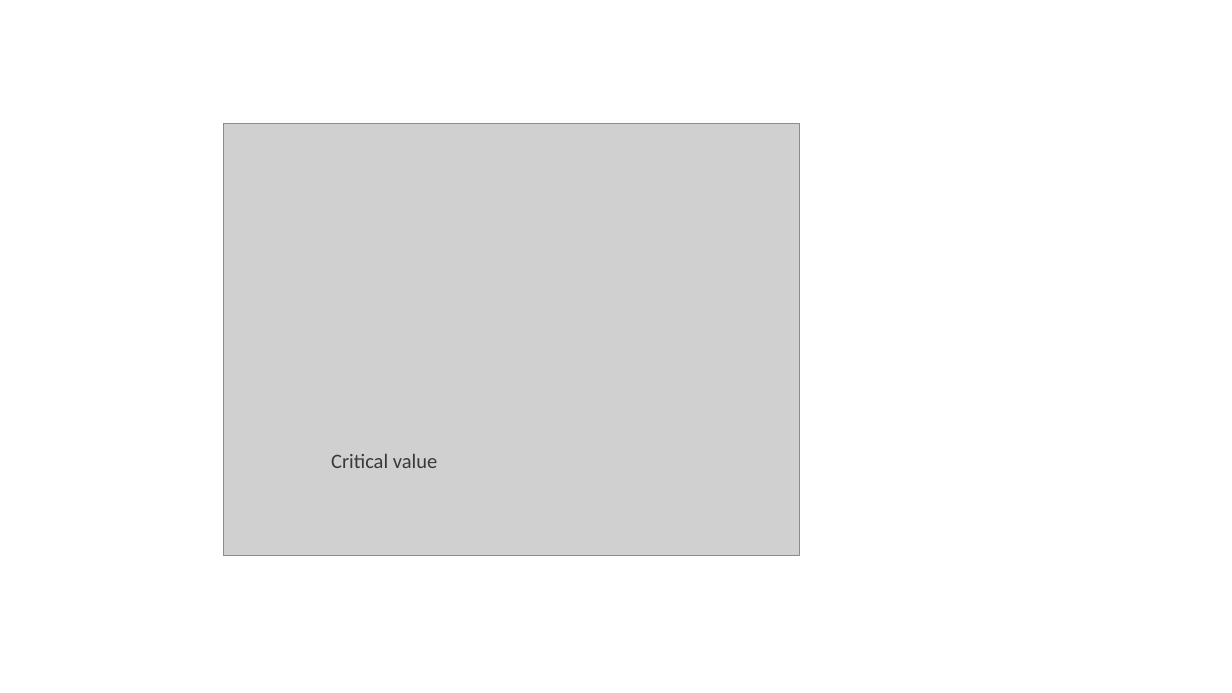
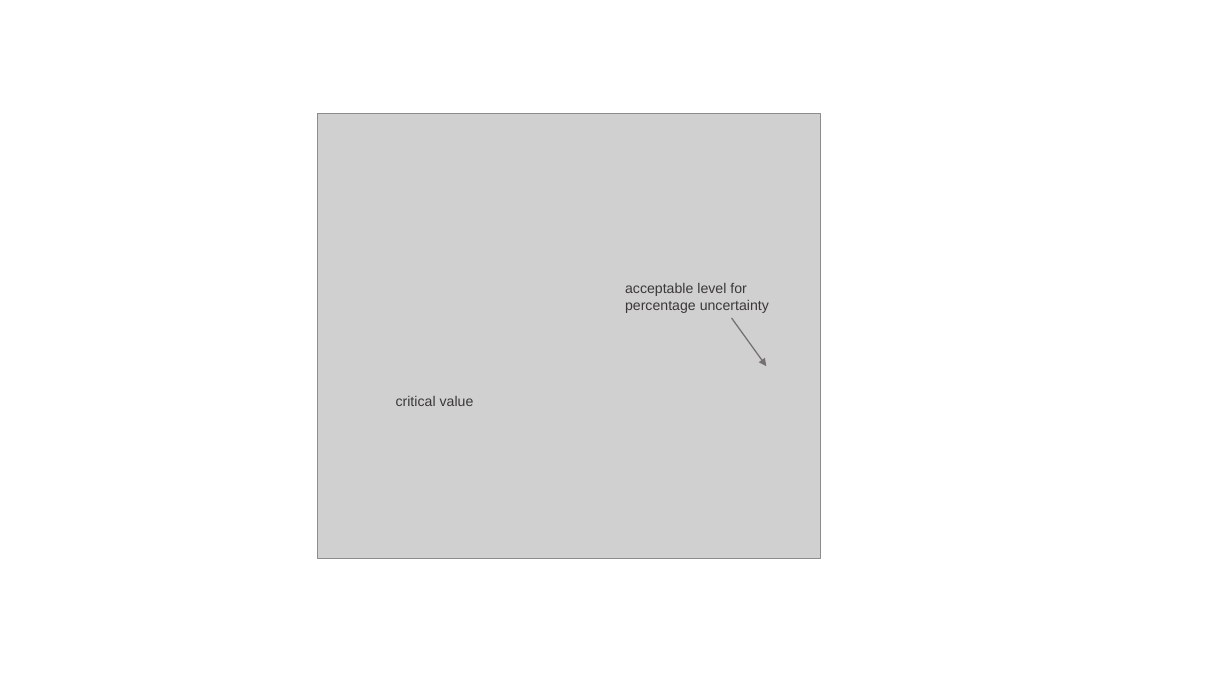
Before and after one commit to QianWanghhu/factor_fixing, a slide deck: slide 5 of output/paper0915/figure/Figures.pptx. Drawn at 1232x693 pixels with LibreOffice and Linux fonts; fonts in the diff are those of the drawing; grey boxes stand for pictures. Boxes give left, top, right and bottom in pixels: in the first picture for what was removed or moved away, otherwise in the second. Text is boxed around its words. In the diff, an @@ line names an element or a change of style, - is before the commit and + after.

```diff
--- a/output/paper0915/figure/Figures.pptx
+++ b/output/paper0915/figure/Figures.pptx
@@ picture: place and size @@
-picture at [223,123,799,555]
+picture at [318,113,821,558]
@@ text added at [625,283,769,313], 11 pt, text #3B3838 @@
+acceptable level for percentage uncertainty
@@ arrow added from (732, 318) to (766, 366), #767171 1 pt @@
@@ text at [396,396,474,406]: text changed; size 16 to 11 pt; font Calibri to Arial @@
-Critical value
+critical value
```
Also in this commit, not shown: 4 other files.
